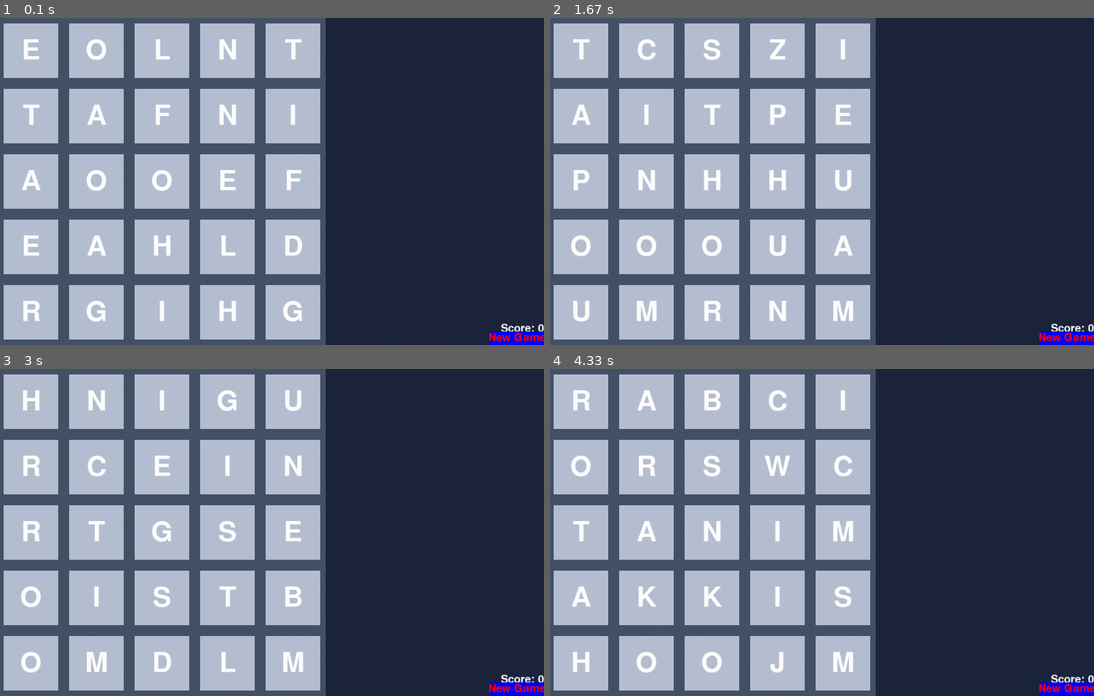
Above: before the commit, frames 1-4 (two rows, left to right).
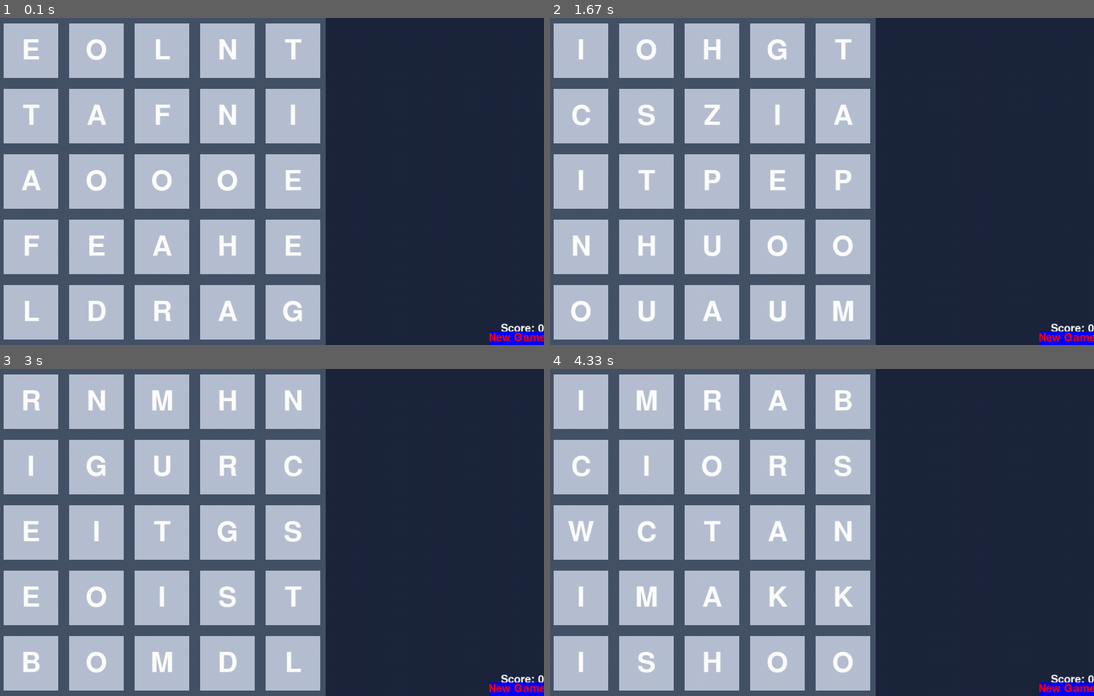
Above: after the commit, the same moments.

Repository: brandonsturgeon/Pygame_Boggle_Multiplayer
Game: pygame game, started from Pygame_Boggle.py
Two runs of this game, one before a commit and one after it. Both use one fixed random seed, a clock stepped at 60 frames per second and the inputs below. The source is Python 2; it was converted automatically to run under Python 3.
Inputs (mouse positions are in pixels of both pictures, inside the frame that each line leads up to):
- Up to frame 1 (0.1 s): no input
- Up to frame 2 (1.67 s): click (713, 181) at 0.38 s; click (1066, 338) at 1.22 s
- Up to frame 3 (3 s): click (516, 689) at 2.55 s
- Up to frame 4 (4.33 s): click (1066, 689) at 3.88 s

The runs differ from the first frame. In frame 1, 1.0% of the frame differs, in the area x 4-56%, y 46-93%; in frame 2, 2.2%; in frame 3, 2.5%; in frame 4, 2.9%, in the area x 3-56%, y 6-93%.

Commit message:
Release 1
There are no known game breaking bugs that need to be fixed.  The game
is playable.

Diff:
--- a/Pygame_Boggle.py
+++ b/Pygame_Boggle.py
@@ -129,7 +129,10 @@
         font = pygame.font.Font(None, 75)
         r_letter = ""
         print "Generating Tiles..."
-        letter_dict = {"q": 1, "x": 1, "a": -1, "e": -1, "i": -1, "o": -1, "u": -1}
+
+        # Keeps track of all the letters we've used, puts a limit of 2 on each letter
+        # Note that some consonants start at 1, so that we're even less likely to generate it
+        letter_dict = {"q": 1, "x": 1, "a": -2, "e": -2, "i": -2, "o": -2, "u": -2}
         y_val = 10
         for y in range(5):
             x_val = 10
@@ -137,16 +140,20 @@
 
                 # Limit 2 of each consonant, uses dictionaries.
                 while True:
+                    # Approximate letter distribution based on a study of 500,000 English words
                     r_letter = random.choice(('eeeeeeeeeeeetttttttttaaaaaaaaooooooooiiiiiiinnnnnnn'
                                               'ssssssrrrrrrhhhhhhddddllluuucccmmmffyywwggppbvkxqjz'))
 
+                    # If we haven't used the letter before, add it to the dictionary
                     if r_letter not in letter_dict.keys():
                         letter_dict[r_letter] = 1
                         break
+                    # If we have, add 1
                     elif letter_dict[r_letter] < 2:
                         letter_dict[r_letter] += 1
                         break
 
+                # Create the Tile
                 self.tiles.add(Tile((x_val, y_val), r_letter, font))
                 x_val += 120
             y_val += 120
@@ -169,6 +176,7 @@
         y_value = 10
         x_value = 5
 
+        # Gets the biggest words so we can highlight it
         if len(self.words) > 0:
             maxword = max(self.words, key=len)
         else:
